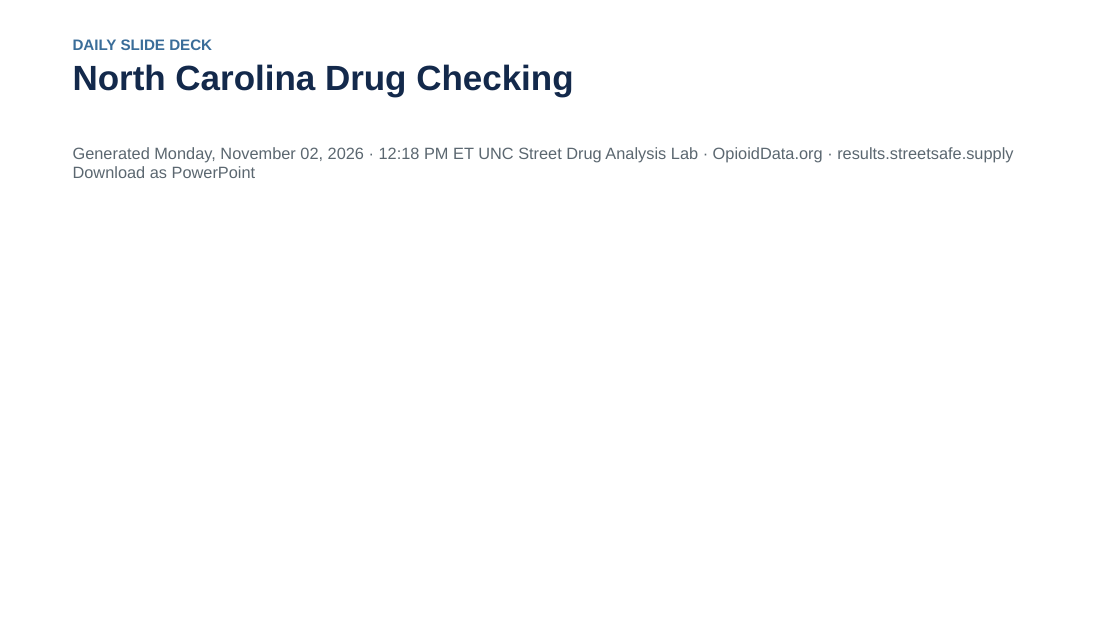
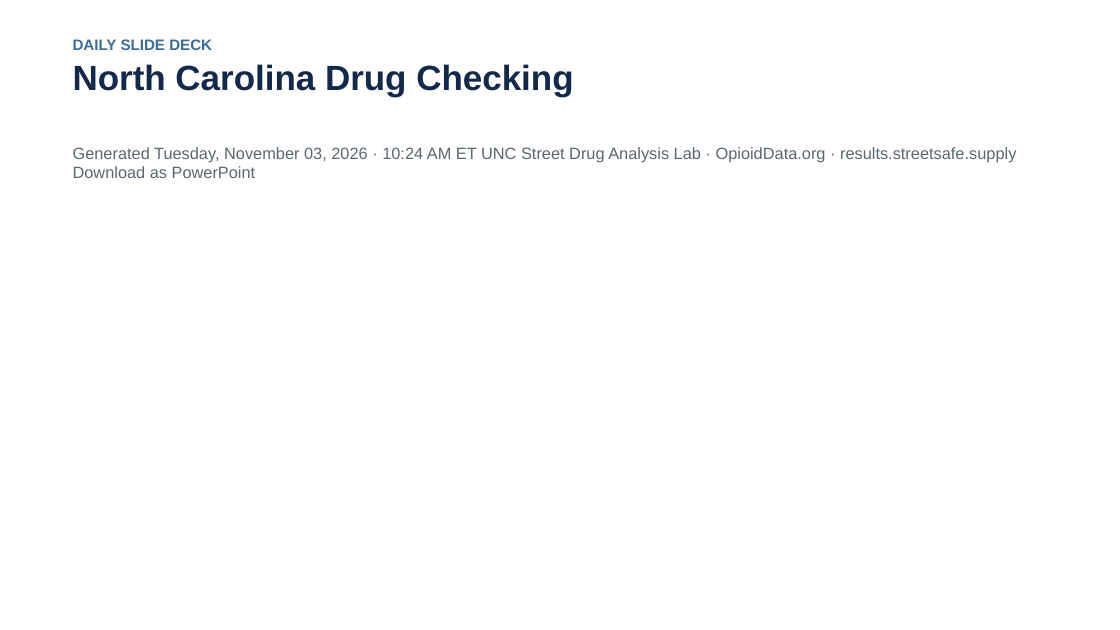
Before and after one commit to opioiddatalab/ncslides, a slide deck: slide 1 of docs/nc-drug-checking-latest.pptx. Drawn at 1120x630 pixels with LibreOffice and Linux fonts; fonts in the diff are those of the drawing. Boxes give left, top, right and bottom in pixels: in the first picture for what was removed or moved away, otherwise in the second. Text is boxed around its words. In the diff, an @@ line names an element or a change of style, - is before the commit and + after.

```diff
--- a/docs/nc-drug-checking-latest.pptx
+++ b/docs/nc-drug-checking-latest.pptx
@@ text at (73,147,1016,178): text changed @@
-Generated Monday, November 02, 2026 · 12:18 PM ET UNC Street Drug Analysis Lab · OpioidData.org · results.streetsafe.supply Download as PowerPoint
+Generated Tuesday, November 03, 2026 · 10:24 AM ET UNC Street Drug Analysis Lab · OpioidData.org · results.streetsafe.supply Download as PowerPoint
```
Also in this commit, not shown: 5 other slides changed, 3 other files.
